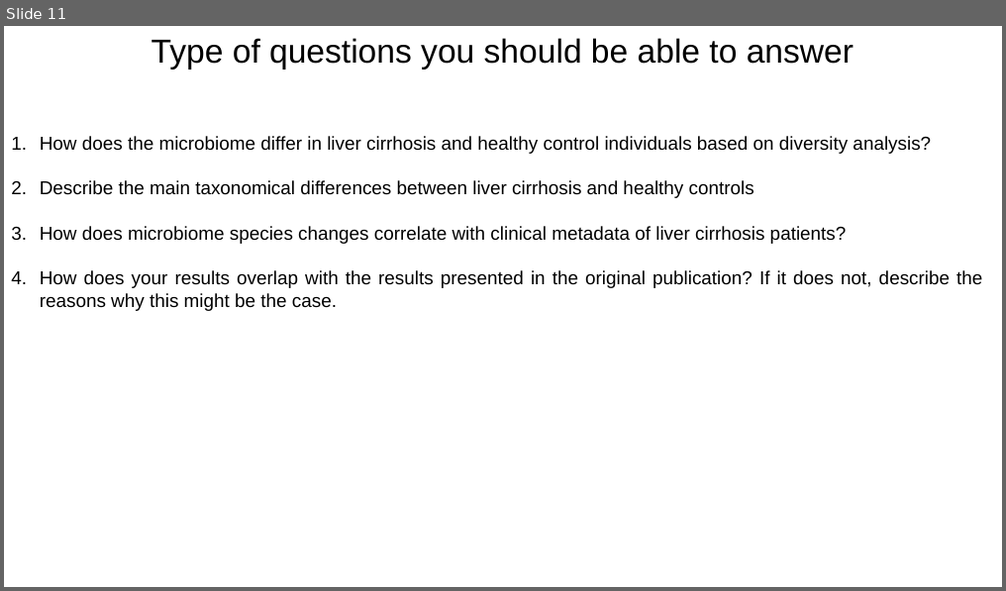
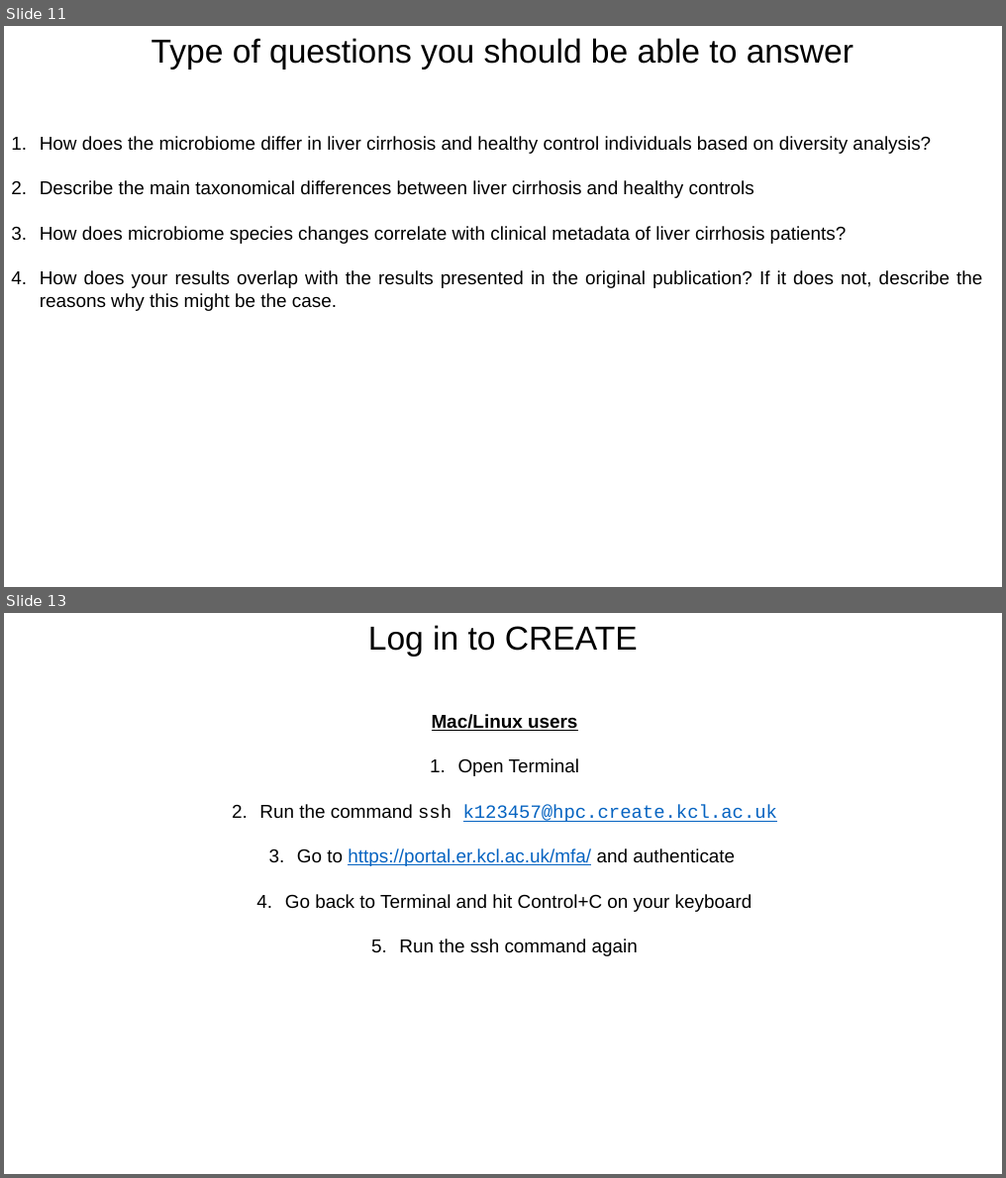
Before and after one commit to FrederickClasen/KCL_MSc_2023, a slide deck: Microbiome_analysis/Workshop-overview.pptx. Shown one above the other, each under a label of ours: slide 11 before the commit, slides 11 and 13 after it; the slides between them are not shown. The pictures are 1006x591 and 1006x1178 pixels, drawn with LibreOffice and Linux fonts; fonts in the diff are those of the drawing. Boxes give left, top, right and bottom in pixels: in the first picture for what was removed or moved away, otherwise in the second. Text is boxed around its words. In the diff, an @@ line names an element or a change of style, - is before the commit and + after.

```diff
--- a/Microbiome_analysis/Workshop-overview.pptx
+++ b/Microbiome_analysis/Workshop-overview.pptx
@@ slide 13 added at (4,613,1002,1174), background #FFFFFF @@
@@ text added at (368,625,638,657), 32 pt, text #000000 @@
+Log in to CREATE
@@ text added at (259,714,778,957), 18 pt, text #000000 @@
+Mac/Linux users
+1. Open Terminal
+2. Run the command ssh k123457@hpc.create.kcl.ac.uk
+3. Go to https://portal.er.kcl.ac.uk/mfa/ and authenticate
+4. Go back to Terminal and hit Control+C on your keyboard
+5. Run the ssh command again
```
Also in this commit, not shown: 2 slides changed, 1 other slide added, 1 other file.
